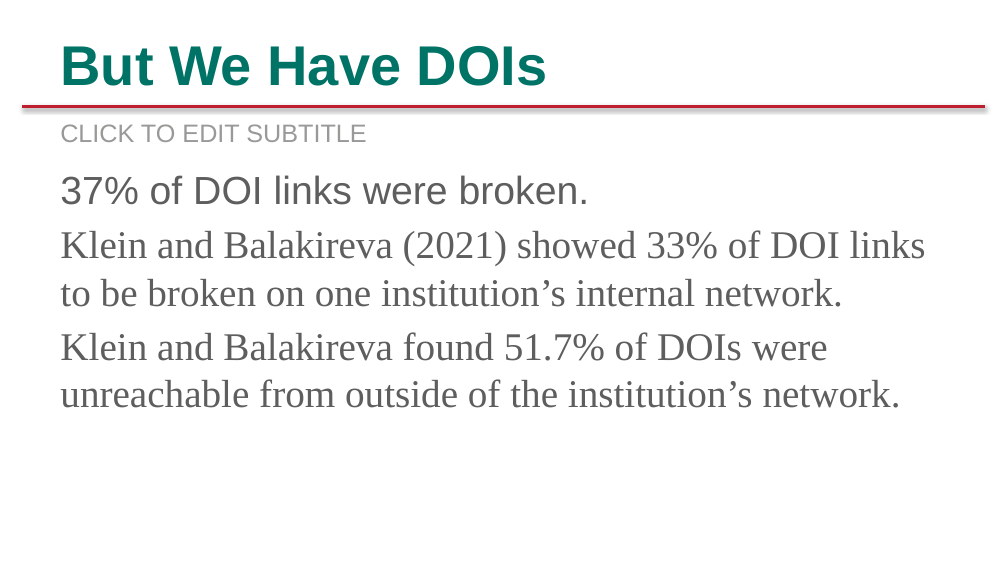
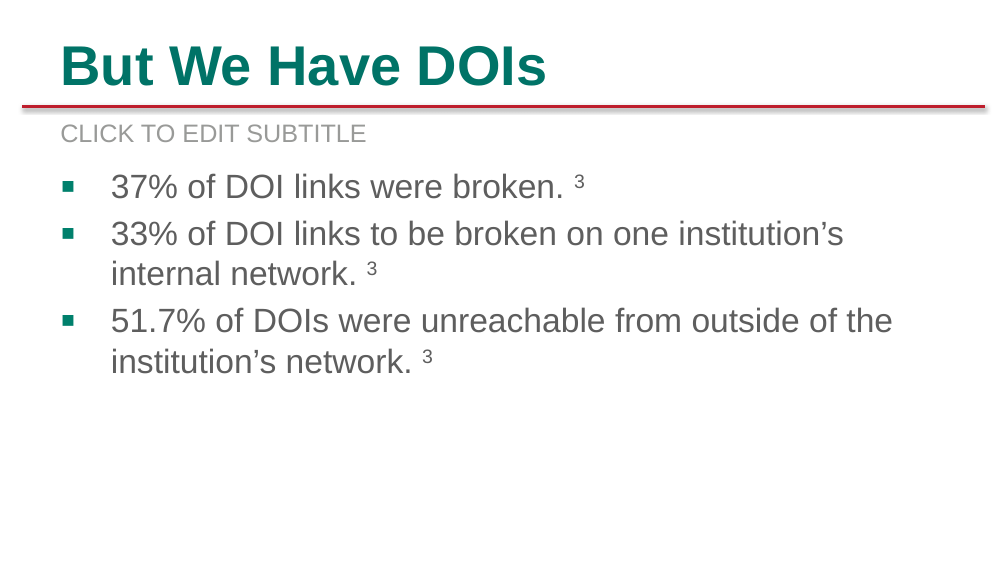
Before and after one commit to rottingresearch/rottingresearch, a slide deck: slide 7 of Presentations/ALA LibLearnX 2024/LibLearnX-2024-ALA.pptx (slide 11 before the commit). Drawn at 1008x567 pixels with LibreOffice and Linux fonts; fonts in the diff are those of the drawing; background and template pictures are left out. Boxes give left, top, right and bottom in pixels: in the first picture for what was removed or moved away, otherwise in the second. Text is boxed around its words. In the diff, an @@ line names an element or a change of style, - is before the commit and + after.

```diff
--- a/Presentations/ALA LibLearnX 2024/LibLearnX-2024-ALA.pptx
+++ b/Presentations/ALA LibLearnX 2024/LibLearnX-2024-ALA.pptx
@@ text at (x1=111, y1=173, x2=893, y2=374): text changed; size 28 to 24 pt; font Times New Roman to Arial @@
-37% of DOI links were broken.
-Klein and Balakireva (2021) showed 33% of DOI links to be broken on one institution’s internal network.
-Klein and Balakireva found 51.7% of DOIs were unreachable from outside of the institution’s network.
+▪ 37% of DOI links were broken. 3
+▪ 33% of DOI links to be broken on one institution’s internal network. 3
+▪ 51.7% of DOIs were unreachable from outside of the institution’s network. 3
```
Also in this commit, not shown: 13 other slides changed, 4 slides added, 3 slides removed, 1 other file.
